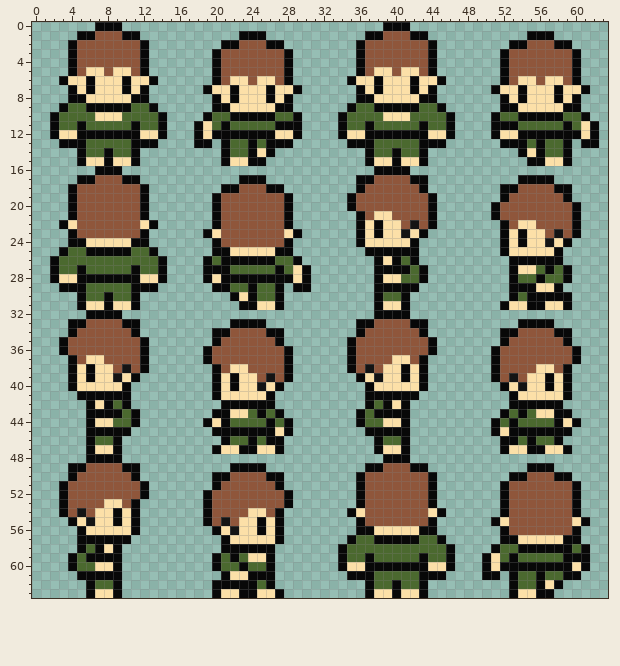
Two states of a pixel-art sprite, img/npcs/personagem.png. The first picture shows the starting point.
The file is 256x256 pixels, drawn in blocks of 4x4; one block is one cell here.
After the commit:
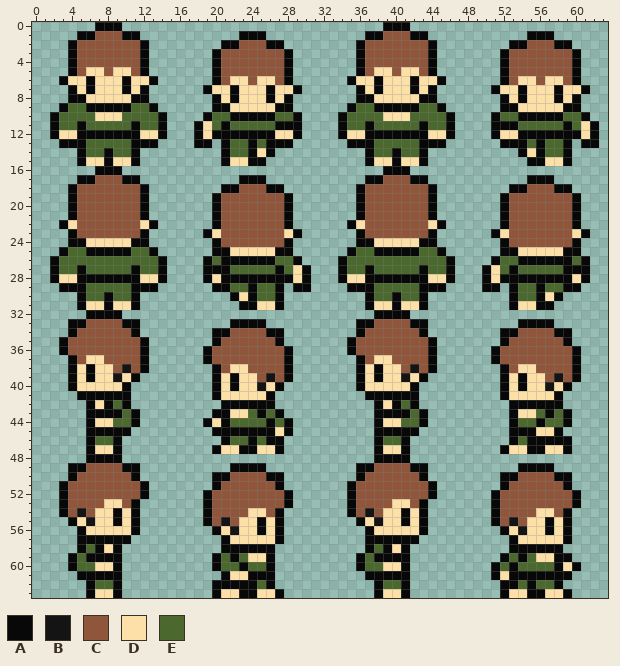
Palette (. is transparent): A #080808  B #141414  C #8f563b  D #fce0a8  E #4b692f
The commit says: Adicionado movimentaçao do personagem para cada direçao
Edits made:
Changed rows in their new state; - is an unchanged pixel.
first column x 34:
16 ----.-----------------------
17 --.-A---------------.-------
18 ---------CA-------.-A-------
19 -.A----------------------CA-
20 -.A--------------.A---------
21 ----CC-----------.A---------
22 -ADCCCC-C-DA--------CC------
23 ---CCCCCCCA------ADCCCC-C-DA
24 ---A----DAA--------CCCCCCCA-
25 -AEE-----EEA-------A----DAA-
26 AEEEEEE-EEEEA----AEE-----AEA
27 AEEAEEEE--EEA---ADE-EE-E--AA
28 ADDA-AAAA-DDA---ADA-AA-AA-DA
29 -AAAEEEEEAAA----AA--EEAEEAA-
30 ---AE-AEEA-----------E-D-.--
31 ---AD-ADDA--------.A-D-A..--
first column x 34:
37 -.A-DDCC-CA-----------------
38 -.ADA--CBCA------.A-DDCC-CA-
39 ----A--B---------.ADA--CBCA-
40 --AD----A.----------A--B----
41 ------------------AD----A.--
42 ---.ADAEA-------------------
43 --..----EA--------.ADDEAE---
44 --..A--EEA-------..---A-EA.-
45 ---.----A--------..---DD-.--
46 ------------------.---AA-A--
48 ----A-----------------------
49 --A-C---------------A-------
50 ---------A.-------A-C-------
51 -AC----------------------A.-
52 -AC--------------AC---------
53 -AC---DD-A.------AC---------
54 --CB-DDADA..-----AC---DD-A.-
55 ---DBDDADA.-------CB-DDADA..
56 --.-------.--------DBDDADA.-
57 -..A-----...------.-------.-
58 ...A-ADA.....----..A-----...
59 ..AEAAAA.....---..AEA-DDA-..
60 ..AEEDD-.....---.AE-EEEE-DA.
61 -..-AAAA....----.-D-AA-AA-.-
62 ---.A-EA..--------A--AEE----
63 ---.A-DA..--------AD-A-DDA--
